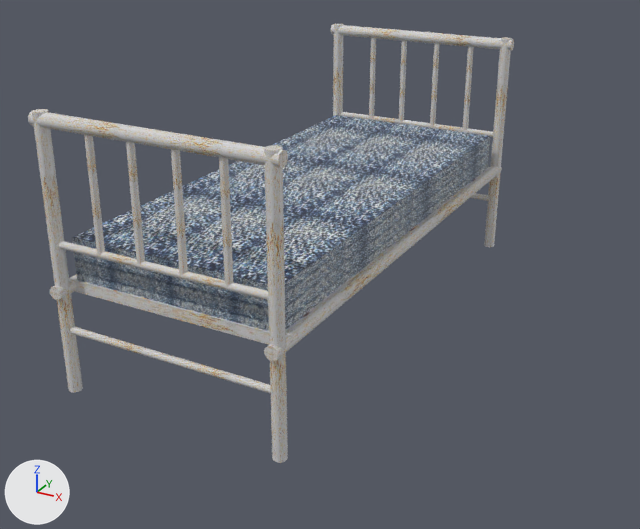
Renders of the Blender file модели/raw/bed.blend from each side of a commit.
The view is the same before and after, from a 50 mm lens placed at (7.41, -17.86, 10.14), pointed at (-1.87, -0.98, 1.7). Lighting does not change. The marker at lower left points along +X, +Y and +Z. The first picture is the older version.

The first picture shows 'Куб', 'Куб.001'.
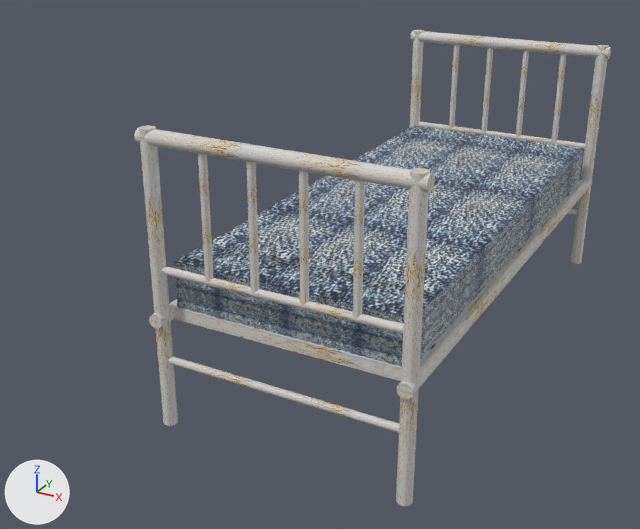
What differs and where, as boxes [x1, y1, x2, y2] in the pictures (640 x 529 px):
'Куб.001', surface changed, reshaped, moved, turned, rescaled
    before: [72, 115, 490, 331]
    after: [134, 30, 611, 506]
'Куб', deleted
    before: [28, 24, 514, 463]
part 1 of me_куб_001, added
    after: [134, 30, 611, 506]

Diff of the bpy script that builds the scene:
```diff
--- a/модели/raw/bed.blend.py
+++ b/модели/raw/bed.blend.py
@@ img_clothnes @@
+img_clothnes = load_image('clothnes', '_unpacked/clothnes', 64, 64, 'sRGB')
@@ mat_материал_001 @@
 n2 = _N.new('ShaderNodeTexImage'); n2.name = 'Текстура изображения'
-n2.image = img_clothnes_jpg
+n2.image = img_clothnes
 n3 = _N.new('ShaderNodeMapping'); n3.name = 'Отображение'
-n3.inputs[3].default_value = (10.0, 10.0, 10.0)  # 'Scale'
-n4 = _N.new('ShaderNodeTexCoord'); n4.name = 'Текстурные координаты'
+n3.inputs[3].default_value = (10.0, 10.0, 1.0)  # 'Scale'
+n5 = _N.new('ShaderNodeUVMap'); n5.name = 'UV-Карта'
+n5.uv_map = 'UVMap'
 _L.new(n0.outputs[0], n1.inputs[0])  # 'BSDF' to 'Surface'
@@ mat_материал_001 @@
 _L.new(n3.outputs[0], n2.inputs[0])  # 'Vector' to 'Vector'
-_L.new(n4.outputs[2], n3.inputs[0])  # 'UV' to 'Vector'
+_L.new(n5.outputs[0], n3.inputs[0])  # 'UV' to 'Vector'
@@ me_куб_001 @@
 # used by ob_куб_001; location = (-2.54, 0.0, 2.97); scale = (2.44, 5.69, -0.478)
-me_куб_001.from_pydata(...)  # 8 vertices, 6 faces; spans x -1.0..1.0, y -1.0..1.0, z -1.0..1.0
+me_куб_001.from_pydata(...)  # 4400 vertices, 3016 faces; spans x -1.14..1.12, y -1.09..1.1, z -6.5..6.23
+# me_куб_001 part 1: 4392 vertices added at x -1.14..1.12, y -1.09..1.1, z -6.5..6.23
 me_куб_001.materials.append(mat_материал_001)
+me_куб_001.materials.append(mat_материал)
@@ ob_куб @@
-ob_куб = bpy.data.objects.new('Куб', me_куб)
-ob_куб.location = (-2.57, 0.06, 2.37)
-ob_куб.scale = (2.58, 5.79, -0.13)
@@ ob_куб_001 @@
 ob_куб_001 = bpy.data.objects.new('Куб.001', me_куб_001)
-ob_куб_001.location = (-2.54, 0.0, 2.97)
-ob_куб_001.scale = (2.44, 5.69, -0.478)
+ob_куб_001.location = (0.05, -0.04, 2.99)
+ob_куб_001.rotation_euler = (0.0, 0.0, 3.142)  # degrees (0, 0, 180)
+ob_куб_001.scale = (-2.44, -5.69, -0.478)
```
